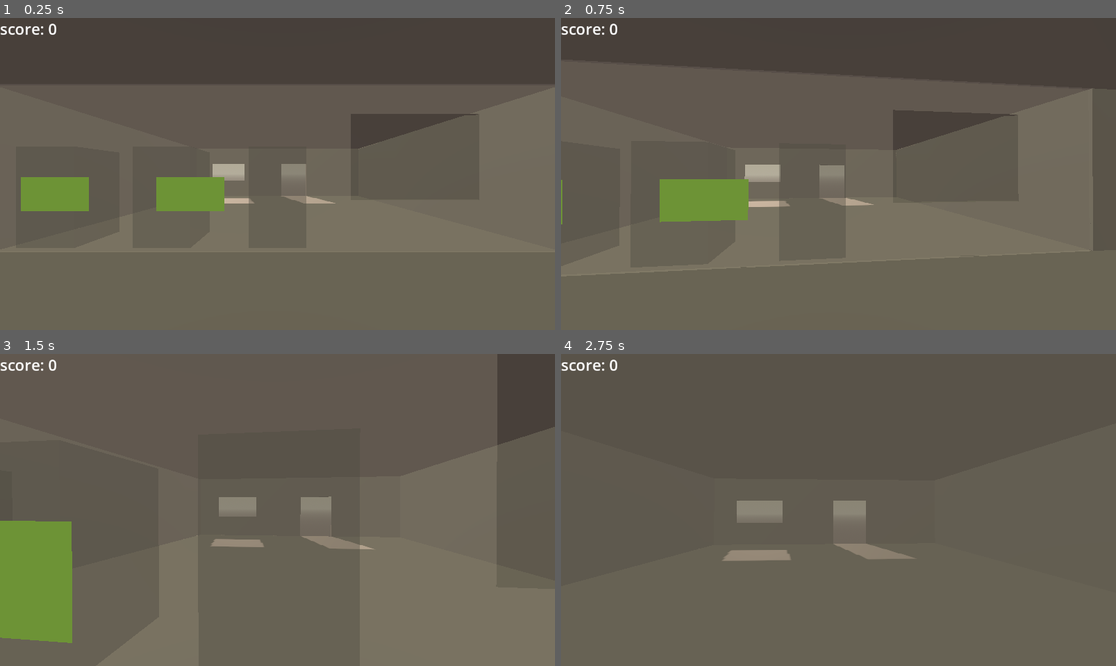
Above: before the commit, frames 1-4 (two rows, left to right).
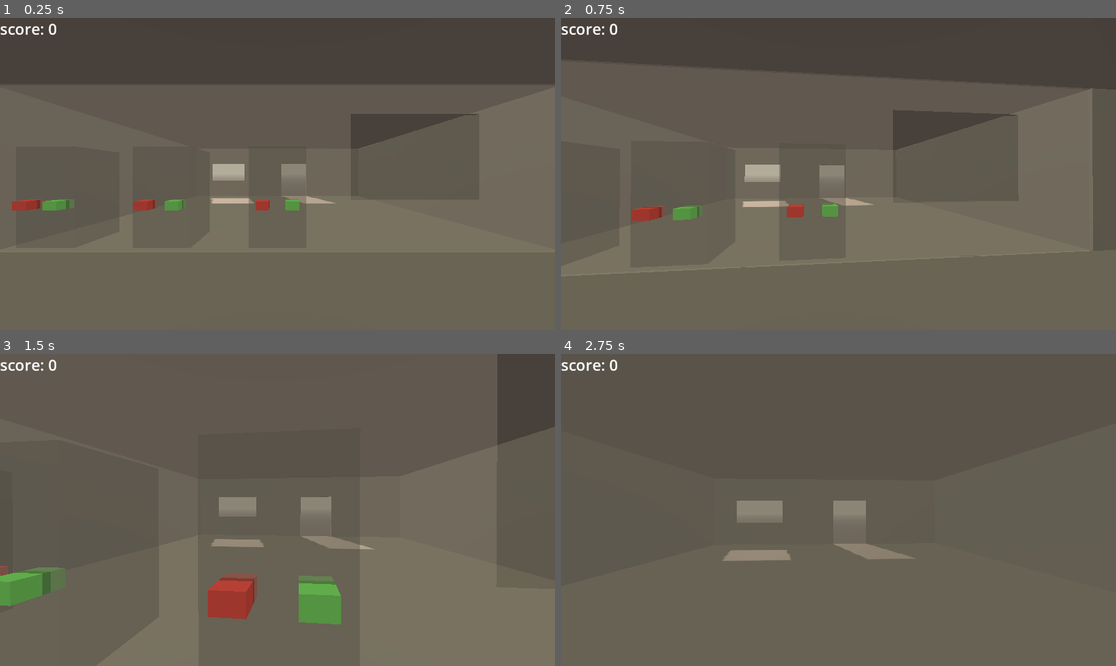
Above: after the commit, the same moments.

Repository: Sunday-Studio-Team/cafe
Game: Godot game, scene res://main.tscn
Same seed, same stepped clock (60 frames per second), same inputs: the game is played once before the commit and once after it.
Inputs (mouse positions are in pixels of both pictures, inside the frame that each line leads up to):
- Up to frame 1 (0.25 s): no input
- Up to frame 2 (0.75 s): tap Enter at 0.5 s; move the mouse to (866, 174) at 0.52 s; hold W (move_forward) from 0.53 s (still down); tap I at 0.6 s
- Up to frame 3 (1.5 s): keep holding W (move_forward); move the mouse to (249, 510) at 1.27 s; tap I at 1.35 s
- Up to frame 4 (2.75 s): keep holding W (move_forward); move the mouse to (849, 503) at 2.02 s; tap I at 2.1 s

The runs differ from the first frame. In frame 1, 3.0% of the frame differs, in the area x 2-54%, y 51-62%; in frame 2, 2.6%; in frame 3, 7.1%, in the area x 0-62%, y 53-93%; in frame 4, nothing differs.

Commit message:
Add accept and reject buttons

Diff:
--- a/godot/machine.gd
+++ b/godot/machine.gd
@@ -7,6 +7,7 @@
 @export var current_order_indicator: Label3D
 @export var final_order_indicator: Label3D
 @export var score_label: Label3D
+@export var accept_button: StaticBody3D
 
 var occupied := false:
 	set(value):
@@ -22,6 +23,7 @@
 var customer: Customer
 var customers_order: Drink
 var completed_order: Drink
+var waiting_for_response: bool = false
 
 
 func _ready() -> void:
@@ -78,10 +80,30 @@
 	completed_order = Global.drinks.pick_random()
 	final_order_indicator.text = "final order: " + completed_order.drink_name
 	final_order_indicator.show()
+	waiting_for_response = true
+
+
+func _on_accept_button_input_event(camera: Node, event: InputEvent, event_position: Vector3, normal: Vector3, shape_idx: int) -> void:
+	print("Accept was clicked")
+	if(!waiting_for_response or completed_order == null):
+		return
+
 	score_drink()
+	waiting_for_response = false
+	completed_order = null
 
 	await get_tree().create_timer(randf_range(1, 2), false).timeout
 	Events.customer_left_machine.emit(customer)
 	occupied = false
 
 	print("order finished")
+
+
+func _on_reject_button_input_event(camera: Node, event: InputEvent, event_position: Vector3, normal: Vector3, shape_idx: int) -> void:
+	print("Reject was clicked")
+	if(!waiting_for_response):
+		return
+	final_order_indicator.text = "final order: "
+	timer.start()
+	progress_bar.show()
+	print()
--- a/godot/machine.tscn
+++ b/godot/machine.tscn
@@ -16,17 +16,24 @@
 [sub_resource type="ViewportTexture" id="ViewportTexture_6qesk"]
 viewport_path = NodePath("ProgressIndicator/SubViewport")
 
+[sub_resource type="StandardMaterial3D" id="StandardMaterial3D_loq51"]
+albedo_color = Color(0.5372549, 1, 0.5137255, 1)
+
+[sub_resource type="BoxMesh" id="BoxMesh_ioi8x"]
+material = SubResource("StandardMaterial3D_loq51")
+size = Vector3(0.22, 0.15, 0.3)
+
 [sub_resource type="BoxShape3D" id="BoxShape3D_loq51"]
-size = Vector3(1, 0.5, 0.02)
+size = Vector3(0.22, 0.15, 0.3)
 
 [sub_resource type="StandardMaterial3D" id="StandardMaterial3D_ioi8x"]
-albedo_color = Color(0.69803923, 1, 0.42745098, 1)
+albedo_color = Color(1, 0.37254903, 0.35686275, 1)
 
-[sub_resource type="QuadMesh" id="QuadMesh_llj37"]
+[sub_resource type="BoxMesh" id="BoxMesh_llj37"]
 material = SubResource("StandardMaterial3D_ioi8x")
-size = Vector2(1, 0.5)
+size = Vector3(0.22, 0.15, 0.3)
 
-[node name="Machine" type="Node3D" unique_id=1346980836 node_paths=PackedStringArray("spot_for_customer", "progress_bar", "timer", "current_order_indicator", "final_order_indicator", "score_label")]
+[node name="Machine" type="Node3D" unique_id=1346980836 node_paths=PackedStringArray("spot_for_customer", "progress_bar", "timer", "current_order_indicator", "final_order_indicator", "score_label", "accept_button")]
 script = ExtResource("1_6a4ke")
 spot_for_customer = NodePath("SpotForCustomer")
 progress_bar = NodePath("ProgressIndicator/SubViewport/TextureProgressBar")
@@ -34,6 +41,7 @@
 current_order_indicator = NodePath("CurrentOrderIndicator")
 final_order_indicator = NodePath("FinalOrderIndicator")
 score_label = NodePath("ScoreLabel")
+accept_button = NodePath("AcceptButton")
 
 [node name="MeshInstance3D" type="MeshInstance3D" parent="." unique_id=1391845402]
 transform = Transform3D(1, 0, 0, 0, 1, 0, 0, 0, 1, 0, 0.90000004, 0)
@@ -72,18 +80,32 @@
 transform = Transform3D(1, 0, 0, 0, 1, 0, 0, 0, 1, 0, 1.3, 1)
 text = "final order:"
 
-[node name="Area3D" type="Area3D" parent="." unique_id=1764404189]
-transform = Transform3D(1, 0, 0, 0, 1, 0, 0, 0, 1, -1.2853076, 1, 1)
-
-[node name="CollisionShape3D" type="CollisionShape3D" parent="Area3D" unique_id=505517545]
-shape = SubResource("BoxShape3D_loq51")
-
-[node name="Accept" type="MeshInstance3D" parent="Area3D" unique_id=1895236868]
-mesh = SubResource("QuadMesh_llj37")
-
-[node name="SubViewport" type="SubViewport" parent="Area3D/Accept" unique_id=271025010]
-
 [node name="ScoreLabel" type="Label3D" parent="." unique_id=2094560560]
 transform = Transform3D(1, 0, 0, 0, 1, 0, 0, 0, 1, 0.7, 1.9, 1)
 text = "+1"
 font_size = 64
+
+[node name="AcceptButton" type="StaticBody3D" parent="." unique_id=1768371020]
+transform = Transform3D(1, 0, 0, 0, 1, 0, 0, 0, 1, 0.25, 0.774, 0.509)
+collision_layer = 2
+collision_mask = 0
+
+[node name="MeshInstance3D" type="MeshInstance3D" parent="AcceptButton" unique_id=900902096]
+mesh = SubResource("BoxMesh_ioi8x")
+
+[node name="CollisionShape3D" type="CollisionShape3D" parent="AcceptButton" unique_id=1423337175]
+shape = SubResource("BoxShape3D_loq51")
+
+[node name="RejectButton" type="StaticBody3D" parent="." unique_id=1834573486]
+transform = Transform3D(1, 0, 0, 0, 1, 0, 0, 0, 1, -0.255, 0.774, 0.509)
+collision_layer = 2
+collision_mask = 0
+
+[node name="MeshInstance3D" type="MeshInstance3D" parent="RejectButton" unique_id=160359694]
+mesh = SubResource("BoxMesh_llj37")
+
+[node name="CollisionShape3D" type="CollisionShape3D" parent="RejectButton" unique_id=1863884231]
+shape = SubResource("BoxShape3D_loq51")
+
+[connection signal="input_event" from="AcceptButton" to="." method="_on_accept_button_input_event"]
+[connection signal="input_event" from="RejectButton" to="." method="_on_reject_button_input_event"]
--- a/godot/player.gd
+++ b/godot/player.gd
@@ -10,6 +10,7 @@
 const STRIDE_LENGTH := 0.75
 
 @export var camera: Camera3D
+@export var aiming_ray: RayCast3D
 
 var mouse_sens := 0.1
 # the mouse's movement since the last physics frame .
@@ -42,8 +43,8 @@
 	if event is InputEventMouseMotion and Input.get_mouse_mode() == Input.MOUSE_MODE_CAPTURED:
 		mouse_delta += event.screen_relative * mouse_sens
 
-	if event is InputEventMouseButton and event.button_mask == 1:
-		print(event)
+	if event is InputEventMouseButton:
+		handle_click(event)
 
 
 func handle_mouselook() -> void:
@@ -53,6 +54,12 @@
 	rotation_degrees.y -= mouse_delta.x
 
 	mouse_delta = Vector2.ZERO
+
+
+func handle_click(event) -> void:
+	var clicked_object: CollisionObject3D = aiming_ray.get_collider()
+	if(clicked_object != null and clicked_object is CollisionObject3D and aiming_ray.is_colliding() and event.button_mask == 1):
+		clicked_object.input_event.emit(null, event, aiming_ray.get_collision_point(), aiming_ray.get_collision_normal(), 0)
 
 
 func handle_movement(delta: float) -> void:
--- a/godot/player.tscn
+++ b/godot/player.tscn
@@ -6,12 +6,20 @@
 radius = 0.25
 height = 1.7
 
+[sub_resource type="StandardMaterial3D" id="StandardMaterial3D_loq51"]
+albedo_color = Color(0.5372549, 1, 0.5137255, 1)
+
+[sub_resource type="BoxMesh" id="BoxMesh_4flbx"]
+material = SubResource("StandardMaterial3D_loq51")
+size = Vector3(0.22, 0.15, 0.3)
+
 [sub_resource type="BoxShape3D" id="BoxShape3D_4flbx"]
 size = Vector3(0.5, 0.5, 0.75)
 
-[node name="Player" type="CharacterBody3D" unique_id=1025923804 node_paths=PackedStringArray("camera")]
+[node name="Player" type="CharacterBody3D" unique_id=1025923804 node_paths=PackedStringArray("camera", "aiming_ray")]
 script = ExtResource("1_4flbx")
 camera = NodePath("Camera3D")
+aiming_ray = NodePath("Camera3D/RayCast3D")
 
 [node name="CollisionShape3D" type="CollisionShape3D" parent="." unique_id=2095059819]
 transform = Transform3D(1, 0, 0, 0, 1, 0, 0, 0, 1, 0, 0.9, 0)
@@ -23,7 +31,10 @@
 [node name="RayCast3D" type="RayCast3D" parent="Camera3D" unique_id=1327192755]
 transform = Transform3D(1, 0, 0, 0, -4.371139e-08, -1, 0, 1, -4.371139e-08, 0, -0.00467813, 0)
 target_position = Vector3(0, -2, 0)
-collide_with_areas = true
+collision_mask = 2
+
+[node name="MeshInstance3D" type="MeshInstance3D" parent="Camera3D/RayCast3D" unique_id=1958449175]
+mesh = SubResource("BoxMesh_4flbx")
 
 [node name="Hands" type="Area3D" parent="Camera3D" unique_id=891143223]
 unique_name_in_owner = true
--- a/godot/project.godot
+++ b/godot/project.godot
@@ -19,10 +19,6 @@
 
 Events="*uid://bwnrp1mvuxrhd"
 Global="*uid://c5twwj8ykhohp"
-
-[editor_plugins]
-
-enabled=PackedStringArray("res://addons/GDQuest_GDScript_formatter/plugin.cfg")
 
 [input]
 
